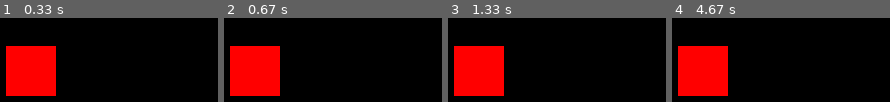
Above: before the commit, frames 1-4 (left to right).
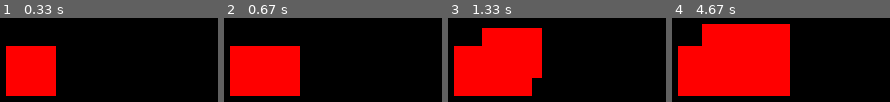
Above: after the commit, the same moments.

Repository: FRANCISCODANIEL03/Proyectos-PYTHON
Game: pygame game, started from JUEGO/pygame1.py
The game is run twice, just before and just after one commit, with the same random seed, the same clock (stepped at 60 frames per second) and the same inputs.
Inputs:
- Up to frame 1 (0.33 s): no input
- Up to frame 2 (0.67 s): hold D from 0.33 s (still down)
- Up to frame 3 (1.33 s): release D at 0.8 s; hold W 0.83-1.13 s; hold D from 1.17 s (still down)
- Up to frame 4 (4.67 s): release D at 1.63 s; hold A 1.67-2.2 s; hold S 2.23-2.53 s; hold W 3-3.37 s; hold D 3.4-4.03 s; hold S 4.07-4.43 s

Frame 1 is identical in both runs. In frame 2, 5.5% of the frame differs, in the area x 25-35%, y 33-93%; in frame 3, 15%; in frame 4, 28%, in the area x 13-55%, y 7-93%.

Commit message:
add moviment at cube

Diff:
--- a/JUEGO/pygame1.py
+++ b/JUEGO/pygame1.py
@@ -9,12 +9,27 @@
 
 cubo = Cubo(100,100)
 
+def gestionar_teclas(teclas):
+    if teclas[pygame.K_w]:
+        cubo.y -= cubo.velocidad
+    if teclas[pygame.K_s]:
+        cubo.y += cubo.velocidad
+    if teclas[pygame.K_a]:
+        cubo.x -= cubo.velocidad
+    if teclas[pygame.K_d]:
+        cubo.x += cubo.velocidad
+
 while jugando:
     eventos = pygame.event.get()
+
+    teclas = pygame.key.get_pressed()
+
+    gestionar_teclas(teclas)
 
     for evento in eventos:
         if evento.type == pygame.QUIT:
             jugando = False
+
 
     cubo.dibujar(VENTANA)
 
